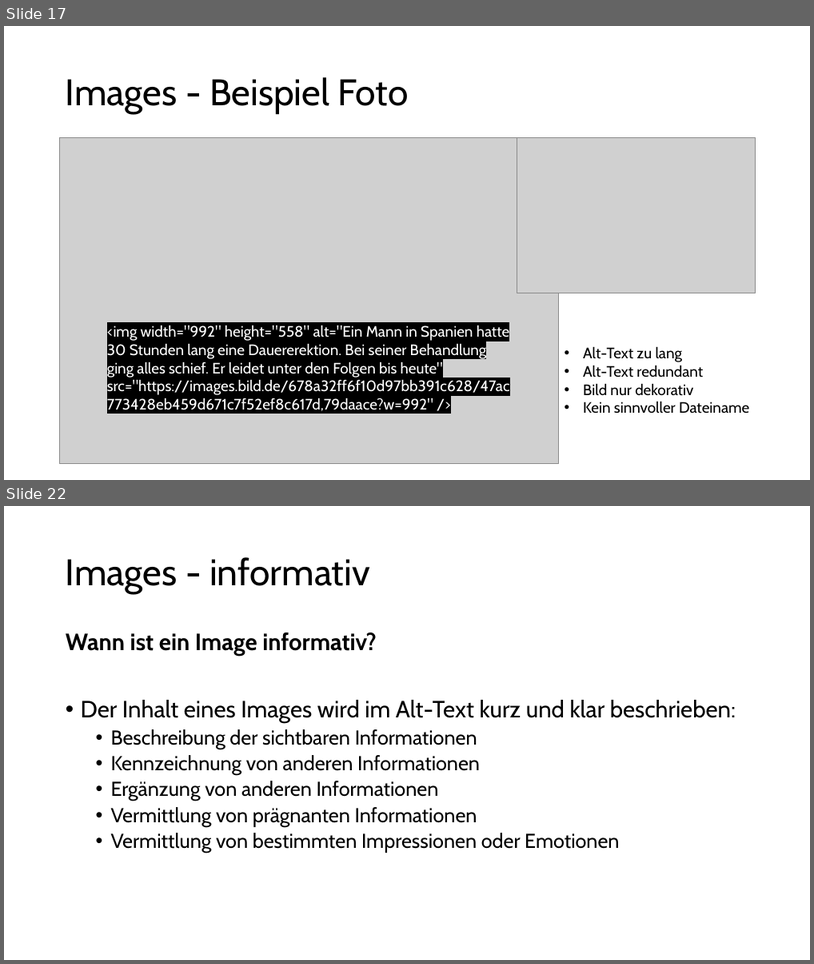
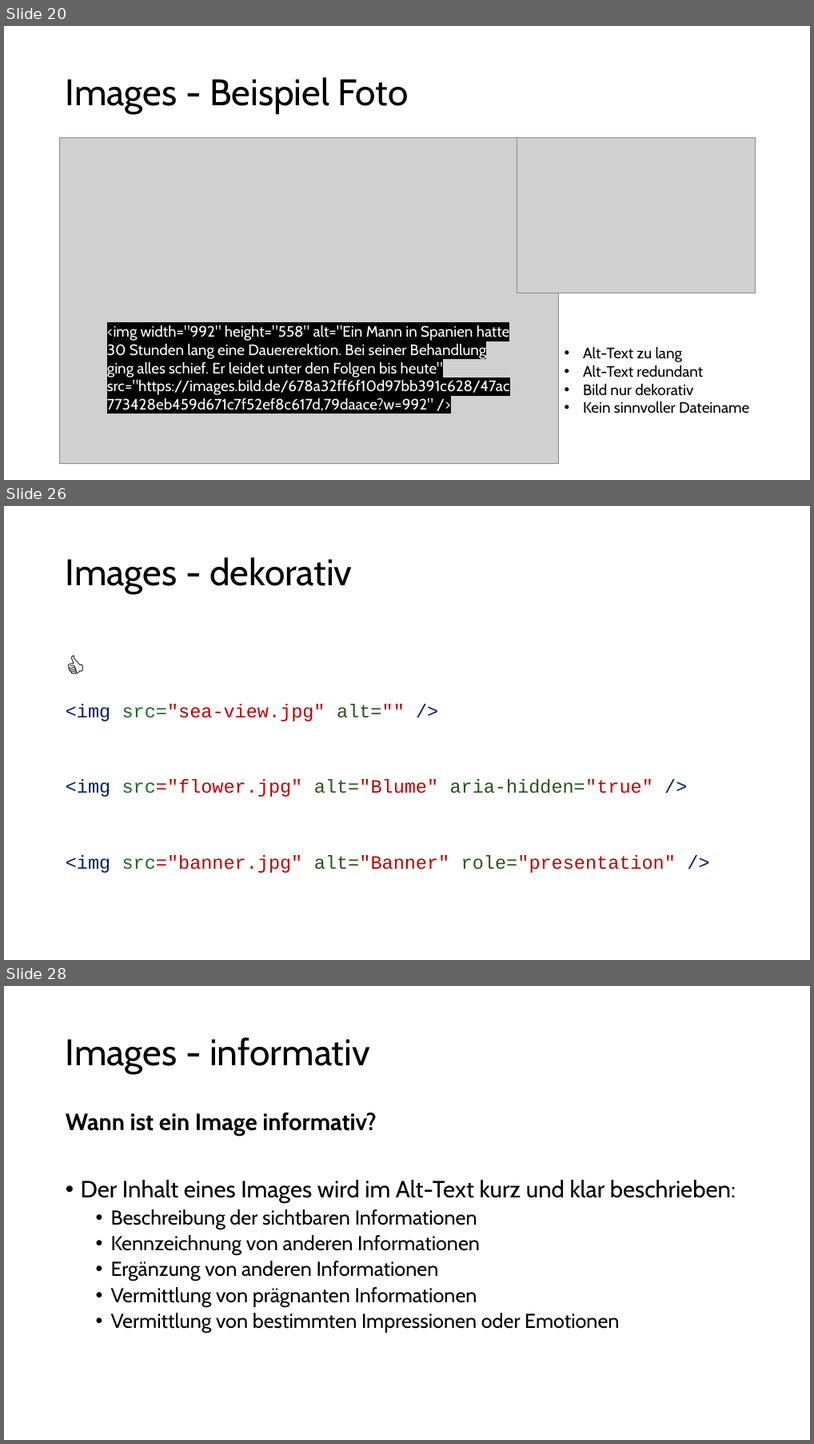
Before and after one commit to aykut-rocks/web-frontend-accessibility-training, a slide deck: Web-Frontend-Accessibility-03.pptx. Shown one above the other, each under a label of ours: slides 17 and 22 before the commit, slides 20, 26 and 28 after it; the slides between them are not shown. The pictures are 814x964 and 814x1444 pixels, drawn with LibreOffice and Linux fonts; fonts in the diff are those of the drawing; grey boxes stand for pictures. Boxes give left, top, right and bottom in pixels: in the first picture for what was removed or moved away, otherwise in the second. Text is boxed around its words. In the diff, an @@ line names an element or a change of style, - is before the commit and + after.

```diff
--- a/Web-Frontend-Accessibility-03.pptx
+++ b/Web-Frontend-Accessibility-03.pptx
@@ slide 26 added at (x1=4, y1=506, x2=810, y2=960), background #FFFFFF @@
@@ title added at (x1=66, y1=557, x2=353, y2=594), 44 pt, text #000000 @@
+Images - dekorativ
@@ text added at (x1=66, y1=704, x2=676, y2=872), 22.4 pt, text #C00000 @@
+👍
+<img src="sea-view.jpg" alt="" />
+<img src="flower.jpg" alt="Blume" aria-hidden="true" />
+<img src="banner.jpg" alt="Banner" role="presentation" />
@@ what was slide 17 is now slide 20 @@
@@ what was slide 22 is now slide 28 @@
```
Also in this commit, not shown: 8 slides changed, 12 other slides added.
